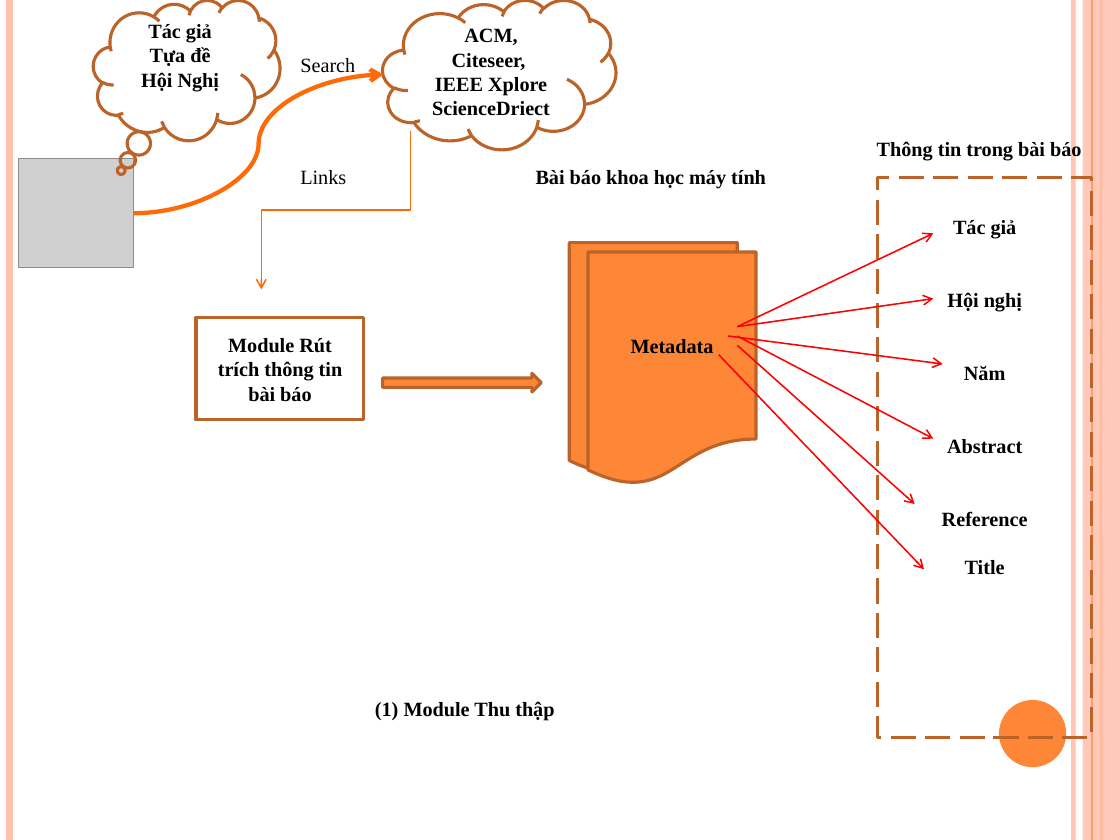
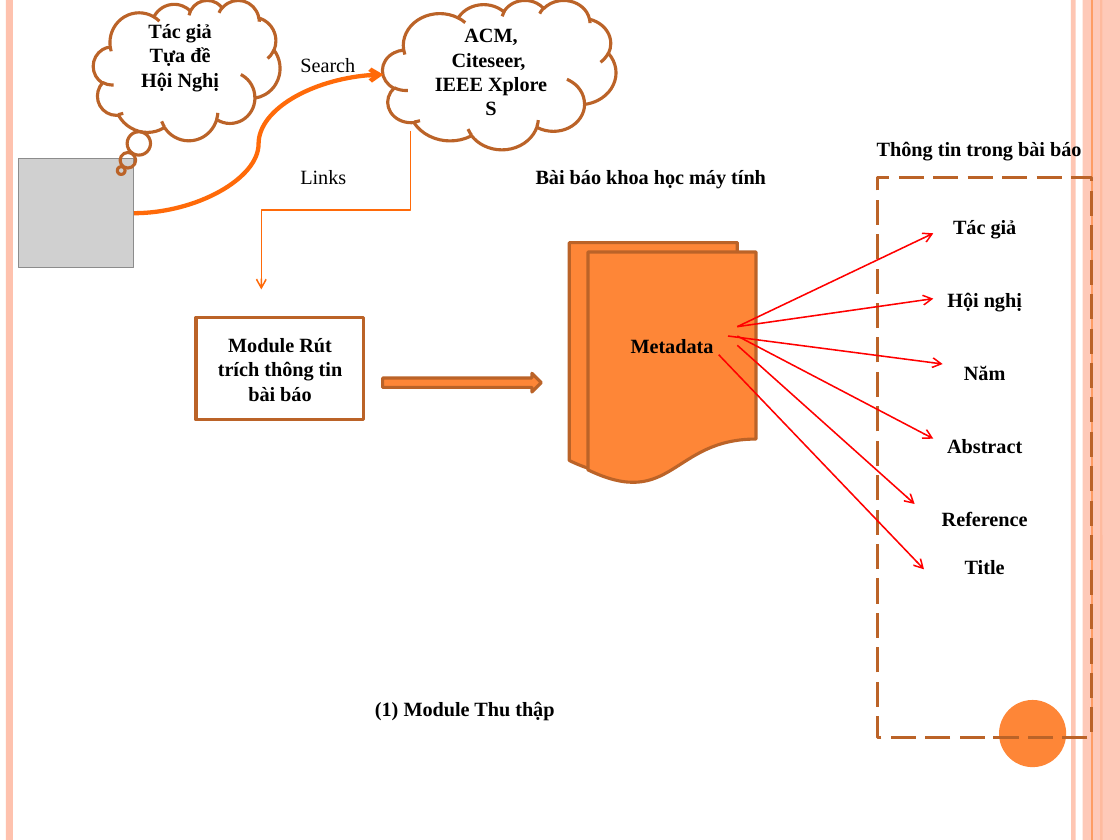
Before and after one commit to tiendv/detaitotnghiep, a slide deck: slide 15 of Report/Baocao 3-12.pptx. Drawn at 1120x840 pixels with LibreOffice and Linux fonts; fonts in the diff are those of the drawing; grey boxes stand for pictures. Boxes give left, top, right and bottom in pixels: in the first picture for what was removed or moved away, otherwise in the second. Text is boxed around its words. In the diff, an @@ line names an element or a change of style, - is before the commit and + after.

```diff
--- a/Report/Baocao 3-12.pptx
+++ b/Report/Baocao 3-12.pptx
@@ text in cloud at (485, 101, 496, 116): text changed @@
-ScienceDriect
+S
```
Also in this commit, not shown: 4 other slides changed.
